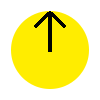
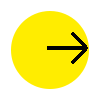
Revision of a layered 100 × 100 image; what changed, layer by layer:
painted on "Form 1" over [34, 11, 88, 64]
painted on "Ellipse 1", unmasked it over [34, 11, 88, 64]
